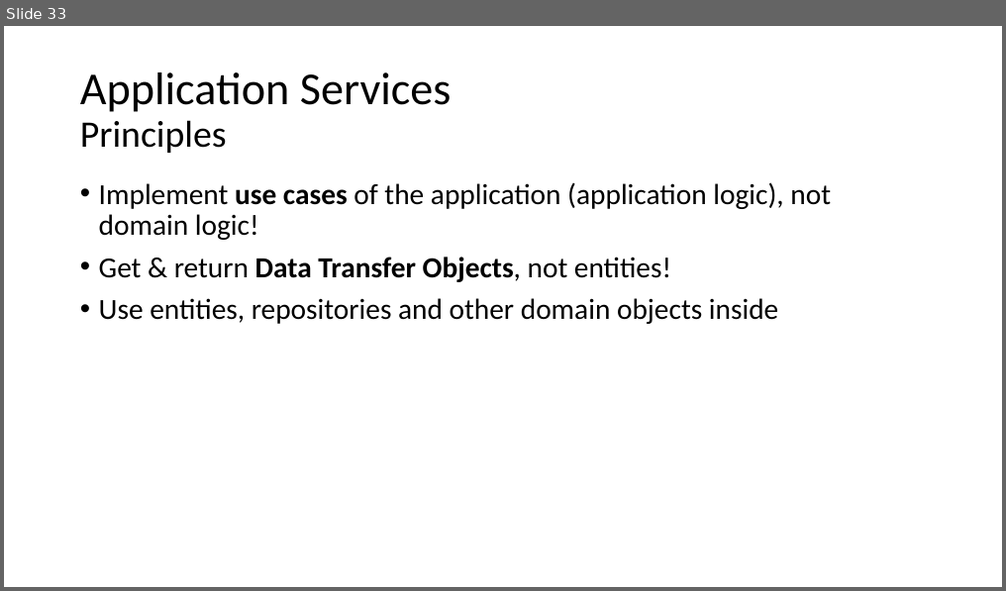
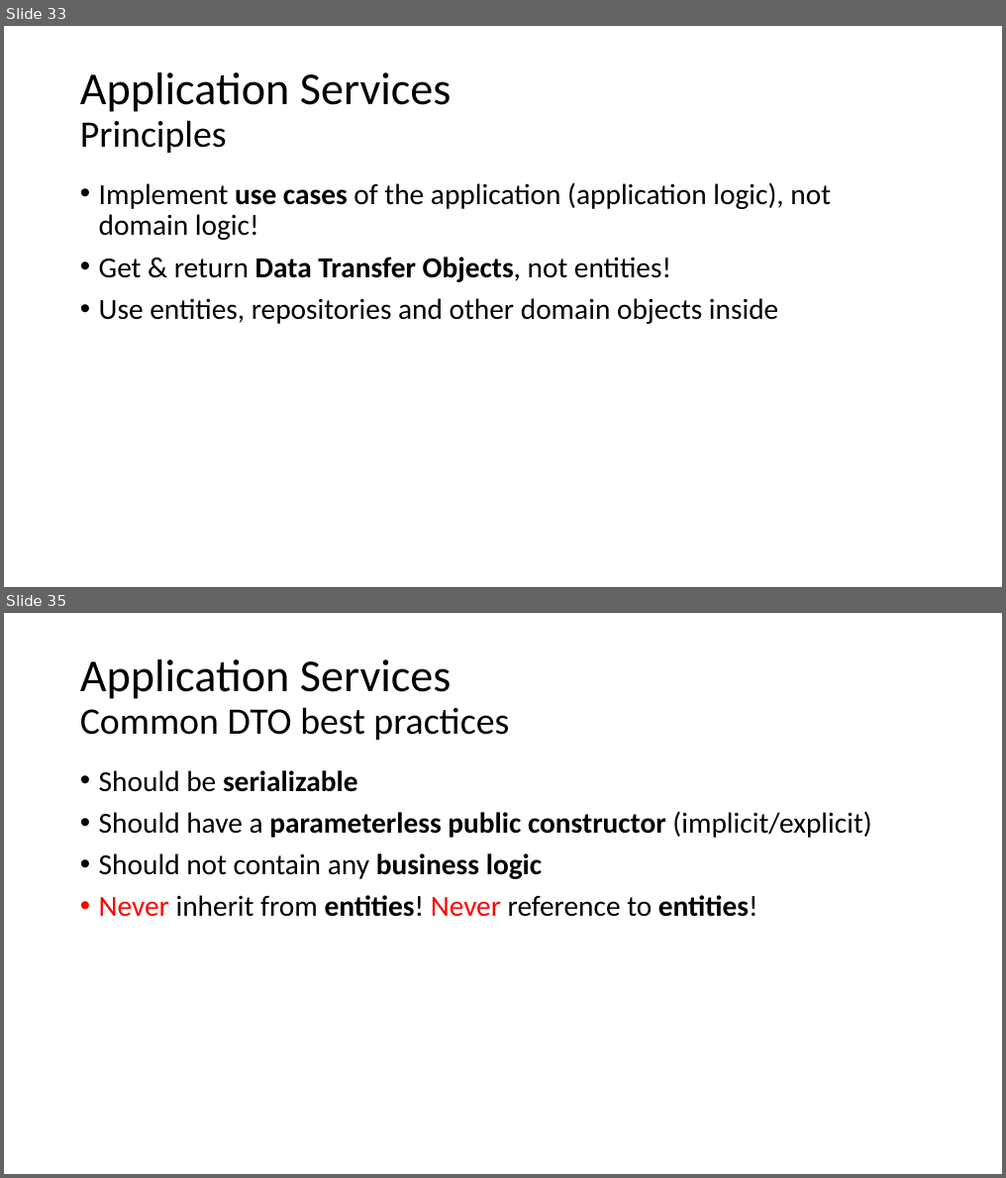
Before and after one commit to hikalkan/presentations, a slide deck: 2019-10-26 Implementing DDD/Presentation.pptx. Shown one above the other, each under a label of ours: slide 33 before the commit, slides 33 and 35 after it; the slides between them are not shown. The pictures are 1006x591 and 1006x1178 pixels, drawn with LibreOffice and Linux fonts; fonts in the diff are those of the drawing. Boxes give left, top, right and bottom in pixels: in the first picture for what was removed or moved away, otherwise in the second. Text is boxed around its words. In the diff, an @@ line names an element or a change of style, - is before the commit and + after.

```diff
--- a/2019-10-26 Implementing DDD/Presentation.pptx
+++ b/2019-10-26 Implementing DDD/Presentation.pptx
@@ slide 35 added at [4,613,1002,1174], background #FFFFFF @@
@@ title added at [80,660,509,740], 36 pt, text #000000 @@
+Application Services
+Common DTO best practices
@@ text added at [99,770,871,917], 28 pt, text #000000 @@
+• Should be serializable
+• Should have a parameterless public constructor (implicit/explicit)
+• Should not contain any business logic
+• Never inherit from entities! Never reference to entities!
```
Also in this commit, not shown: 5 other slides added, 1 other file.
